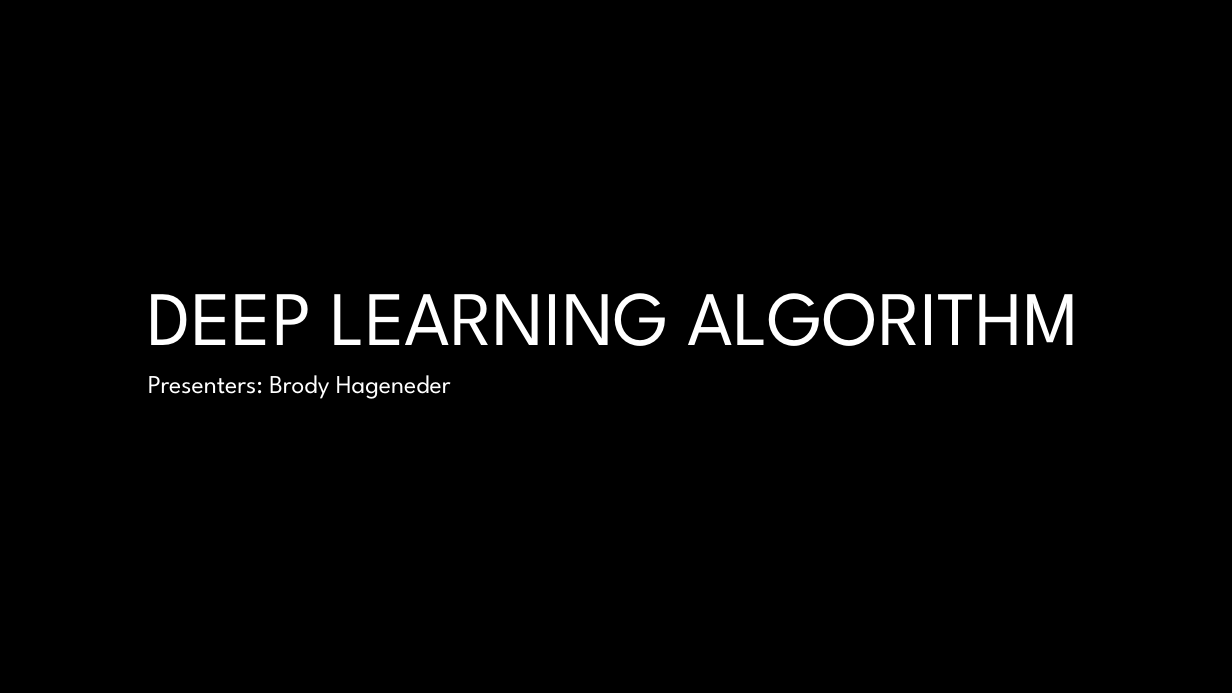
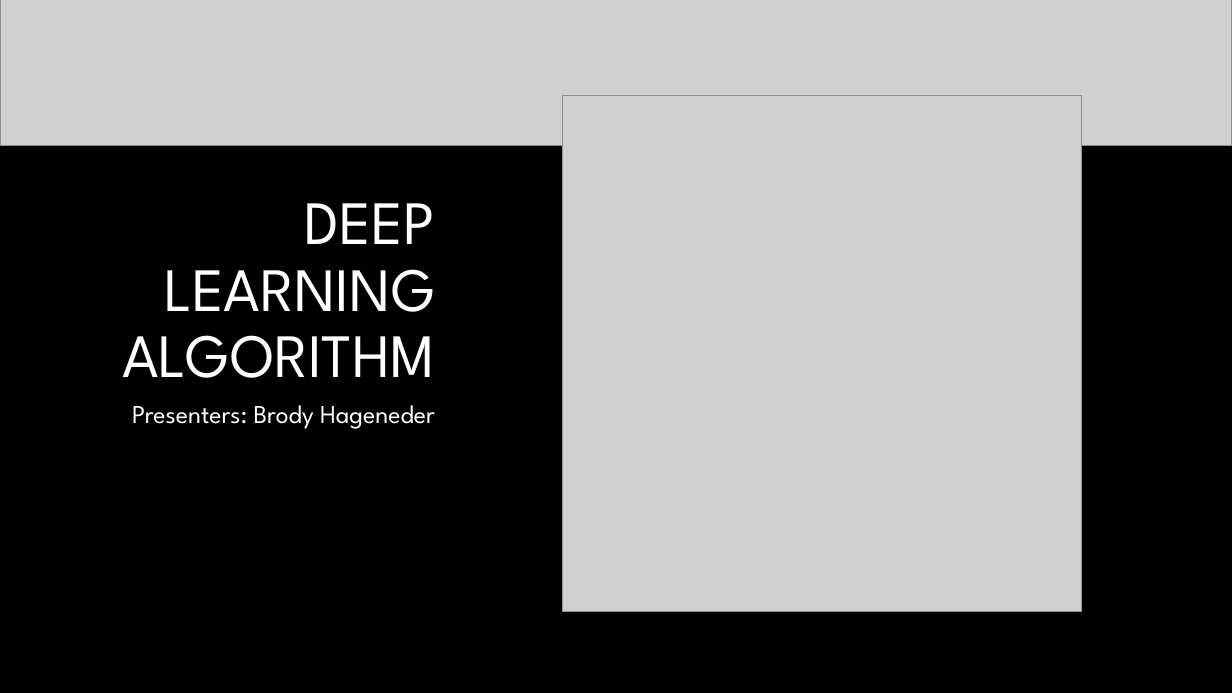
Before and after one commit to bhageneder/Hackathon2023, a slide deck: slide 1 of SalesPriceHackathonPresentation.pptx. Drawn at 1232x693 pixels with LibreOffice and Linux fonts; fonts in the diff are those of the drawing; grey boxes stand for pictures; background and template pictures are left out. Boxes give left, top, right and bottom in pixels: in the first picture for what was removed or moved away, otherwise in the second. Text is boxed around its words. In the diff, an @@ line names an element or a change of style, - is before the commit and + after.

```diff
--- a/SalesPriceHackathonPresentation.pptx
+++ b/SalesPriceHackathonPresentation.pptx
@@ picture added at (0, 0, 1232, 146) @@
@@ title "DEEP LEARNING ALGORITHM": place and size @@
-title "DEEP LEARNING ALGORITHM" at (148, 293, 1079, 346)
+title "DEEP LEARNING ALGORITHM" at (122, 203, 436, 378)
@@ title "DEEP LEARNING ALGORITHM" at (122, 203, 436, 378): size 60 to 48 pt; alignment left to right @@
@@ picture added at (563, 95, 1082, 612) @@
@@ subtitle "Presenters: Brody Hageneder": place and size @@
-subtitle "Presenters: Brody Hageneder" at (148, 375, 451, 399)
+subtitle "Presenters: Brody Hageneder" at (132, 405, 435, 429)
@@ subtitle "Presenters: Brody Hageneder" at (132, 405, 435, 429): alignment left to right @@
```
Also in this commit, not shown: 1 other slide changed, 1 slide added, 1 slide removed, 1 other file.
